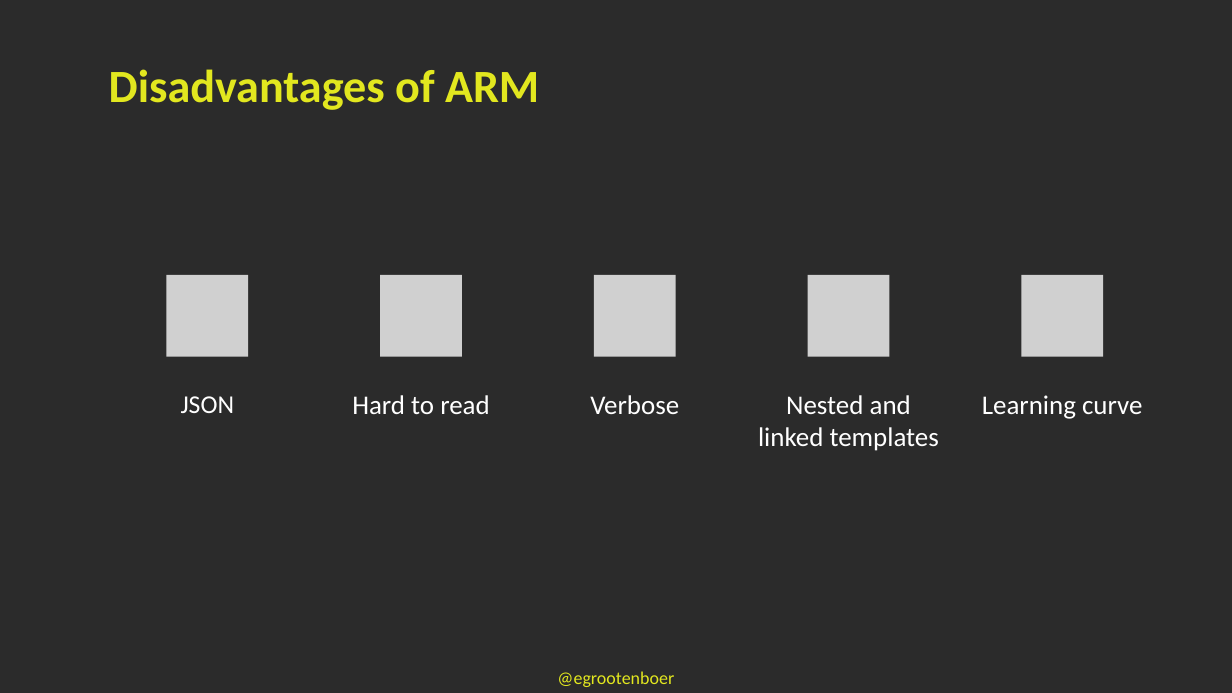
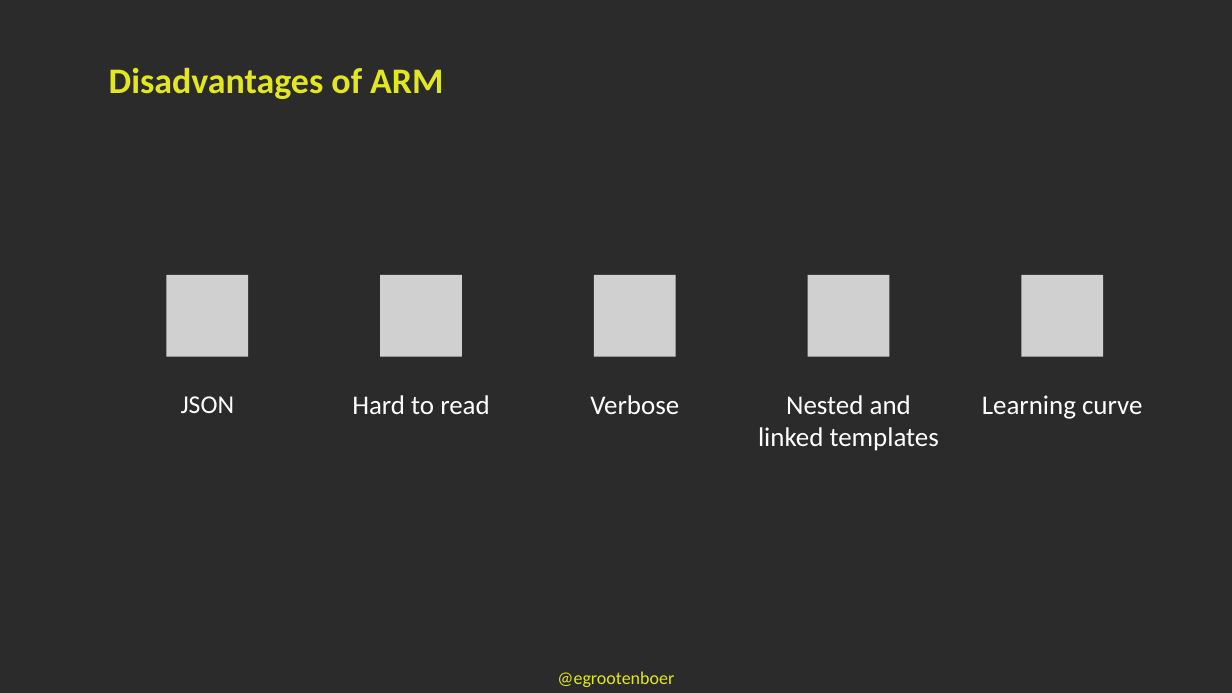
Before and after one commit to EldertGrootenboer/Empower-your-Azure-IaC-with-Bicep, a slide deck: slide 7 of Empower your Azure IaC with Bicep!.pptx. Drawn at 1232x693 pixels with LibreOffice and Linux fonts; fonts in the diff are those of the drawing; grey boxes stand for pictures; background and template pictures are left out; a plain dark background stands for a picture behind light text. Boxes give left, top, right and bottom in pixels: in the first picture for what was removed or moved away, otherwise in the second. Text is boxed around its words. In the diff, an @@ line names an element or a change of style, - is before the commit and + after.

```diff
--- a/Empower your Azure IaC with Bicep!.pptx
+++ b/Empower your Azure IaC with Bicep!.pptx
@@ text "Disadvantages of ARM" at (109, 67, 443, 99): size 36 to 28 pt @@
```
Also in this commit, not shown: 9 other slides changed.
